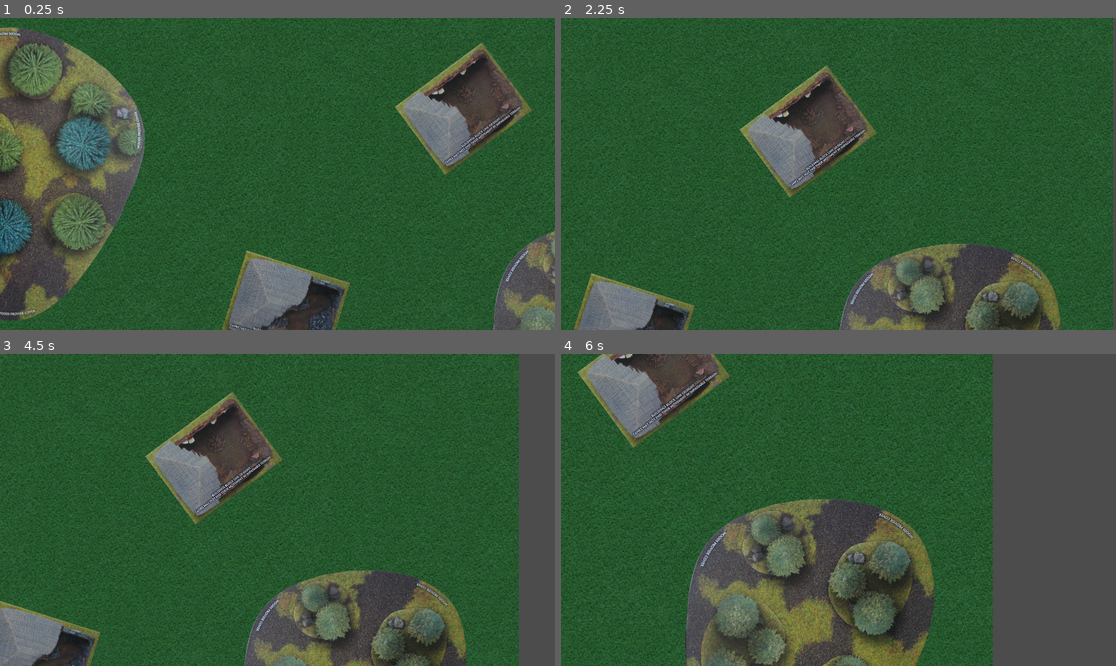
Above: before the commit, frames 1-4 (two rows, left to right).
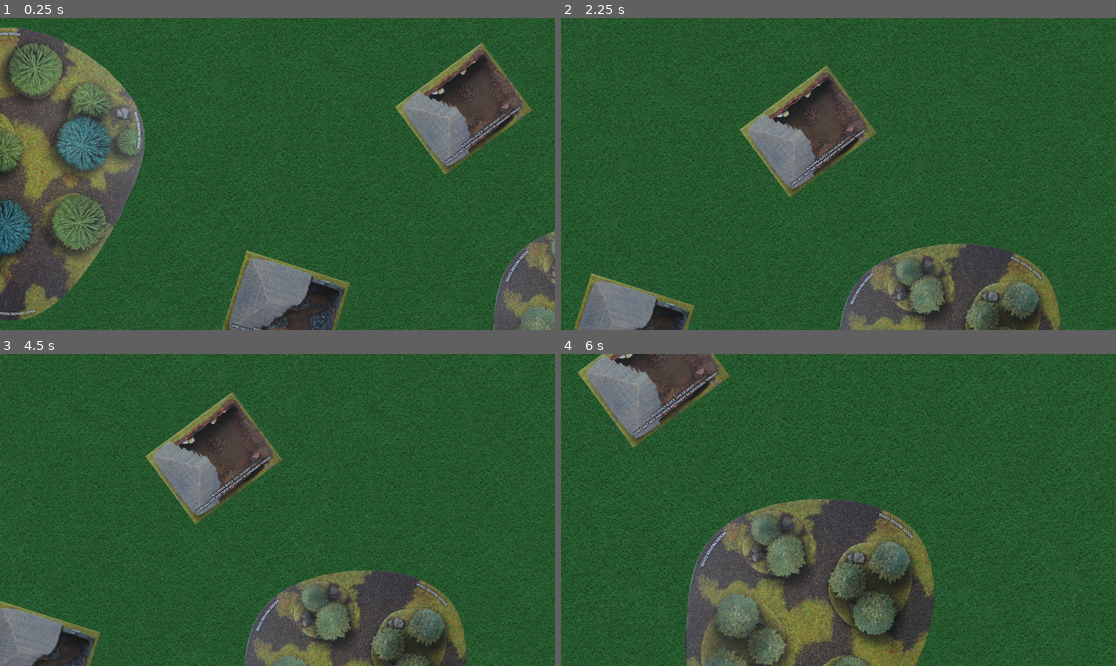
Above: after the commit, the same moments.

Repository: raulh39/Tanks2d
Game: Godot game, scene res://Scenes/Main.tscn
Two runs of this game, one before a commit and one after it. Both use one fixed random seed, a clock stepped at 60 frames per second and the inputs below.
Inputs (mouse positions are in pixels of both pictures, inside the frame that each line leads up to):
- Up to frame 1 (0.25 s): no input
- Up to frame 2 (2.25 s): tap Enter at 0.5, 2 s; move the mouse to (960, 158) at 0.52 s; hold Middle mouse button (cam_drag) 0.53-1.28 s; tap Space at 1.25 s; move the mouse to (727, 189) at 1.27 s; tap Mouse wheel up (cam_zoom_in) at 1.35 s; move the mouse to (894, 105) at 2.02 s; tap Mouse wheel down (cam_zoom_out) at 2.1 s
- Up to frame 3 (4.5 s): tap Space at 2.75, 4.25 s; move the mouse to (249, 572) at 2.77 s; tap Middle mouse button (cam_drag) at 2.85 s; tap Enter at 3.5 s; move the mouse to (444, 556) at 3.52 s; tap Mouse wheel up (cam_zoom_in) at 3.6 s; move the mouse to (111, 463) at 4.27 s; tap Mouse wheel down (cam_zoom_out) at 4.35 s
- Up to frame 4 (6 s): move the mouse to (866, 510) at 5.02 s; hold Middle mouse button (cam_drag) 5.03-5.78 s; move the mouse to (755, 432) at 5.77 s; tap Mouse wheel up (cam_zoom_in) at 5.85 s

The runs differ from the first frame. In frame 2, 0.5% of the frame differs, in the area x 99-100%, y 0-100%; in frame 3, 6.5%; in frame 4, 22%, in the area x 77-100%, y 0-100%.

Commit message:
Map to 50 pixels per centimeter

Diff:
--- a/Scenes/Map.tscn
+++ b/Scenes/Map.tscn
@@ -15,7 +15,7 @@
 texture = ExtResource( 1 )
 centered = false
 region_enabled = true
-region_rect = Rect2( 0, 0, 3364, 3364 )
+region_rect = Rect2( 0, 0, 4500, 4500 )
 
 [node name="Woods01" parent="." instance=ExtResource( 2 )]
 position = Vector2( 830.807, 1080.6 )
